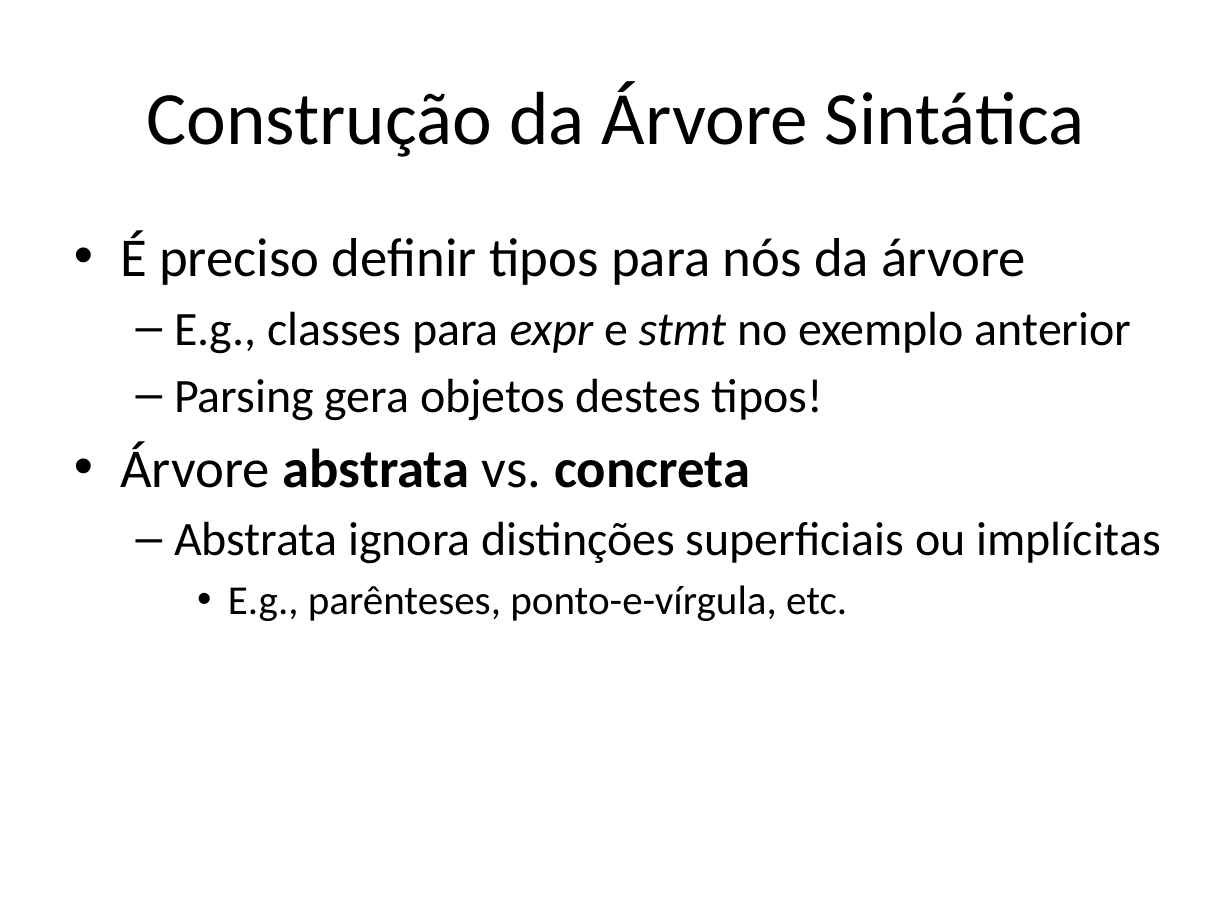
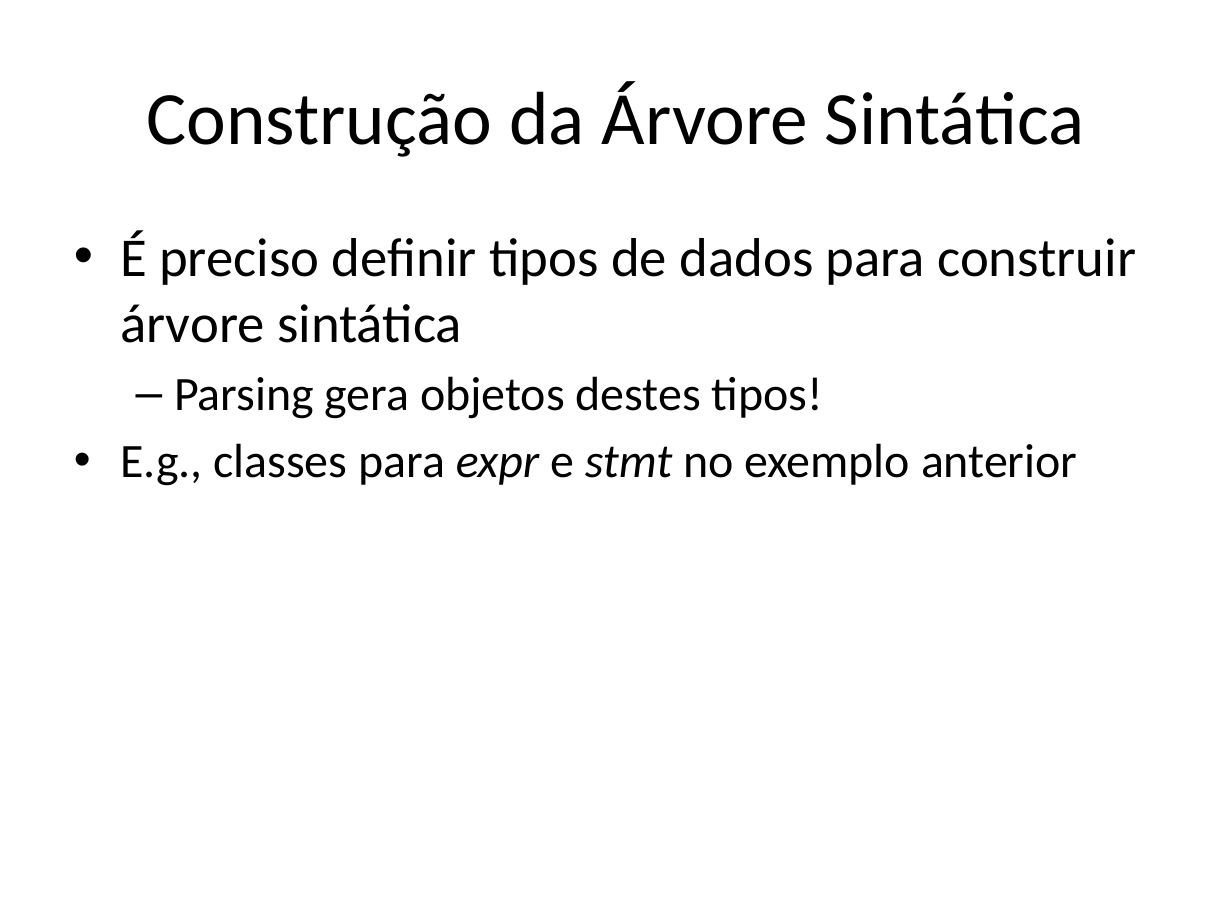
Before and after one commit to damorim/compilers-cin, a slide deck: slide 53 of slides-aulas/conceitos-basicos.pptx. Drawn at 1232x924 pixels with LibreOffice and Linux fonts; fonts in the diff are those of the drawing. Boxes give left, top, right and bottom in pixels: in the first picture for what was removed or moved away, otherwise in the second. Text is boxed around its words. In the diff, an @@ line names an element or a change of style, - is before the commit and + after.

```diff
--- a/slides-aulas/conceitos-basicos.pptx
+++ b/slides-aulas/conceitos-basicos.pptx
@@ text at [120,230,1136,419]: text changed @@
-• É preciso definir tipos para nós da árvore
+• É preciso definir tipos de dados para construir árvore sintática
+  – Parsing gera objetos destes tipos!
@@ text at [120,378,1162,621]: paragraphs removed @@
-  – Parsing gera objetos destes tipos!
-• Árvore abstrata vs. concreta
-  – Abstrata ignora distinções superficiais ou implícitas
-    • E.g., parênteses, ponto-e-vírgula, etc.
@@ text at [120,443,1077,486]: bullet – to • @@
```
Also in this commit, not shown: 6 other slides changed, 1 slide added, 3 other files.
